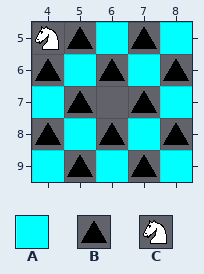
Level history. Tiled map: testMap3.tmx. That is the earlier state.
Cells are 32x32 px. Shown: x 4..8, y 5..9.
Key: from "Tileset": A 1, B 2, C 9.
_ is an empty cell.
Layer "Map" before, first column x 4:
 5 CBABA
 6 BABAB
 7 AB_BA
 8 BABAB
 9 ABABA
New version:
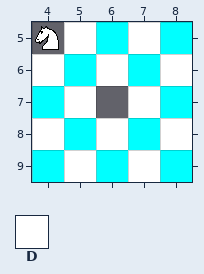
Further tiles: from "Tileset": D 0.
The edit:
Layer "Map":
y 5: x 5 B -> D; x 7 B -> D
y 6: x 4 B -> D; x 6 B -> D; x 8 B -> D
y 7: x 5 B -> D; x 7 B -> D
y 8: x 4 B -> D; x 6 B -> D; x 8 B -> D
y 9: x 5 B -> D; x 7 B -> D
